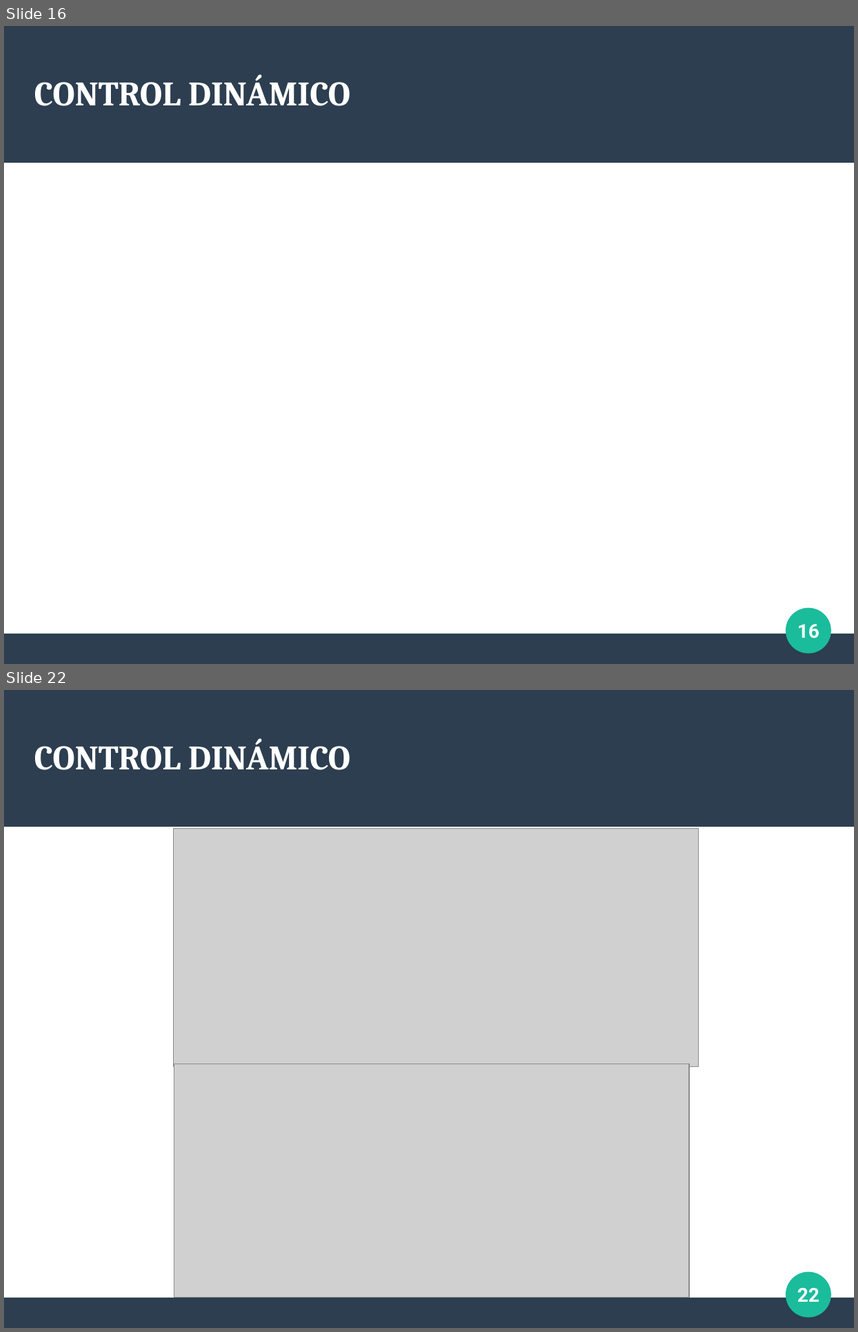
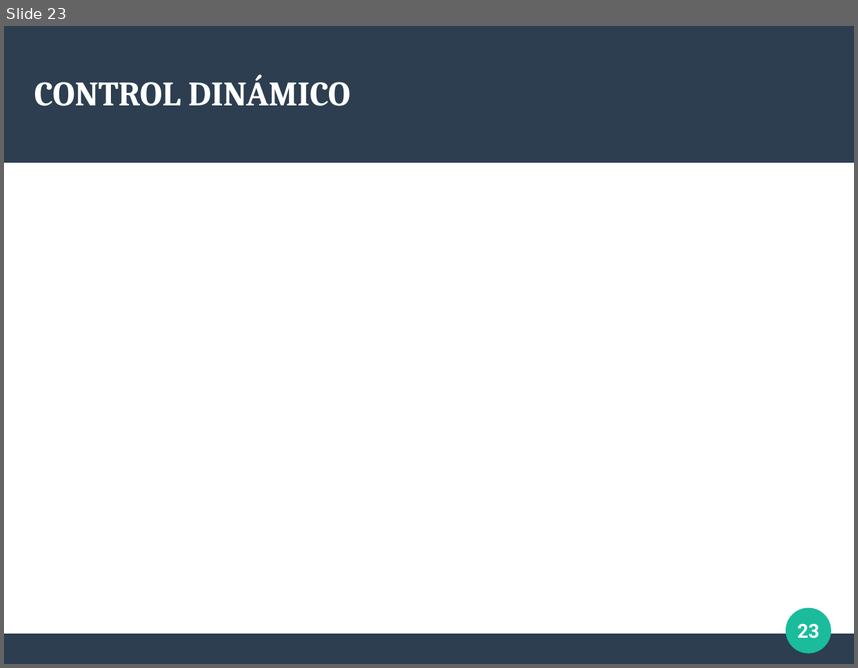
Before and after one commit to Arrivederccimamasita/Synchro_Drive_CyPR, a slide deck: Presentacion_defensa/defensa.odp. Shown one above the other, each under a label of ours: slides 16 and 22 before the commit, slide 23 after it; the slides between them are not shown. The pictures are 858x1332 and 858x668 pixels, drawn with LibreOffice and Linux fonts; fonts in the diff are those of the drawing; grey boxes stand for pictures. Boxes give left, top, right and bottom in pixels: in the first picture for what was removed or moved away, otherwise in the second. Text is boxed around its words. In the diff, an @@ line names an element or a change of style, - is before the commit and + after.

```diff
--- a/Presentacion_defensa/defensa.odp
+++ b/Presentacion_defensa/defensa.odp
@@ slide 22 removed at box(4, 690, 854, 1328), background #FFFFFF; not listed: 3 template elements that a slide beside it also shows @@
@@ title removed at box(34, 738, 350, 770) @@
-CONTROL DINÁMICO
@@ picture removed at box(174, 829, 699, 1067) @@
@@ picture removed at box(174, 1063, 689, 1297) @@
@@ page number removed at box(797, 1288, 820, 1301) @@
-22
@@ what was slide 16 is now slide 23 @@
@@ page number at box(797, 624, 820, 638): text changed @@
-16
+23
```
Also in this commit, not shown: 9 slides changed, 5 slides added, 5 other files.
